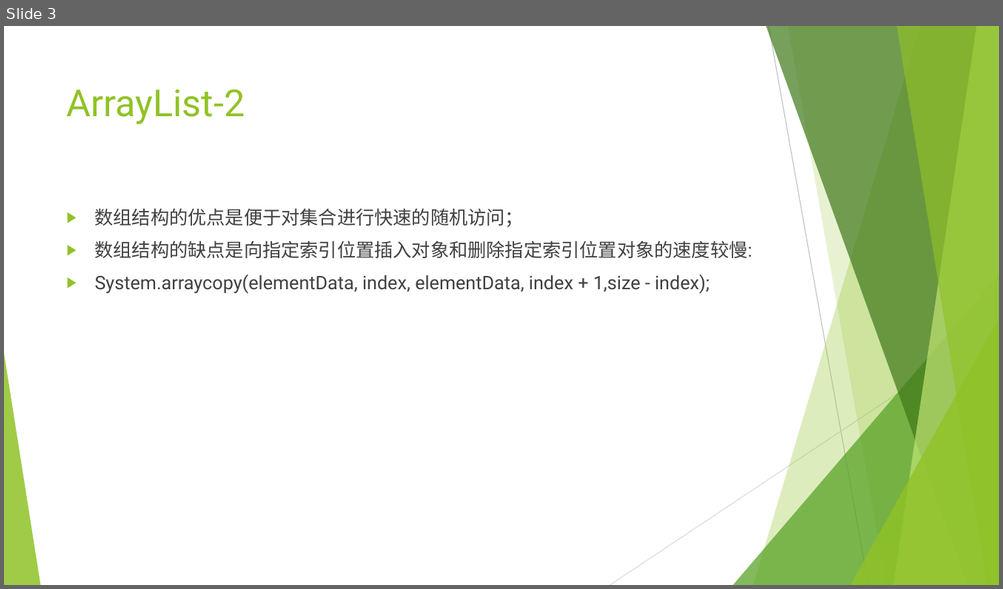
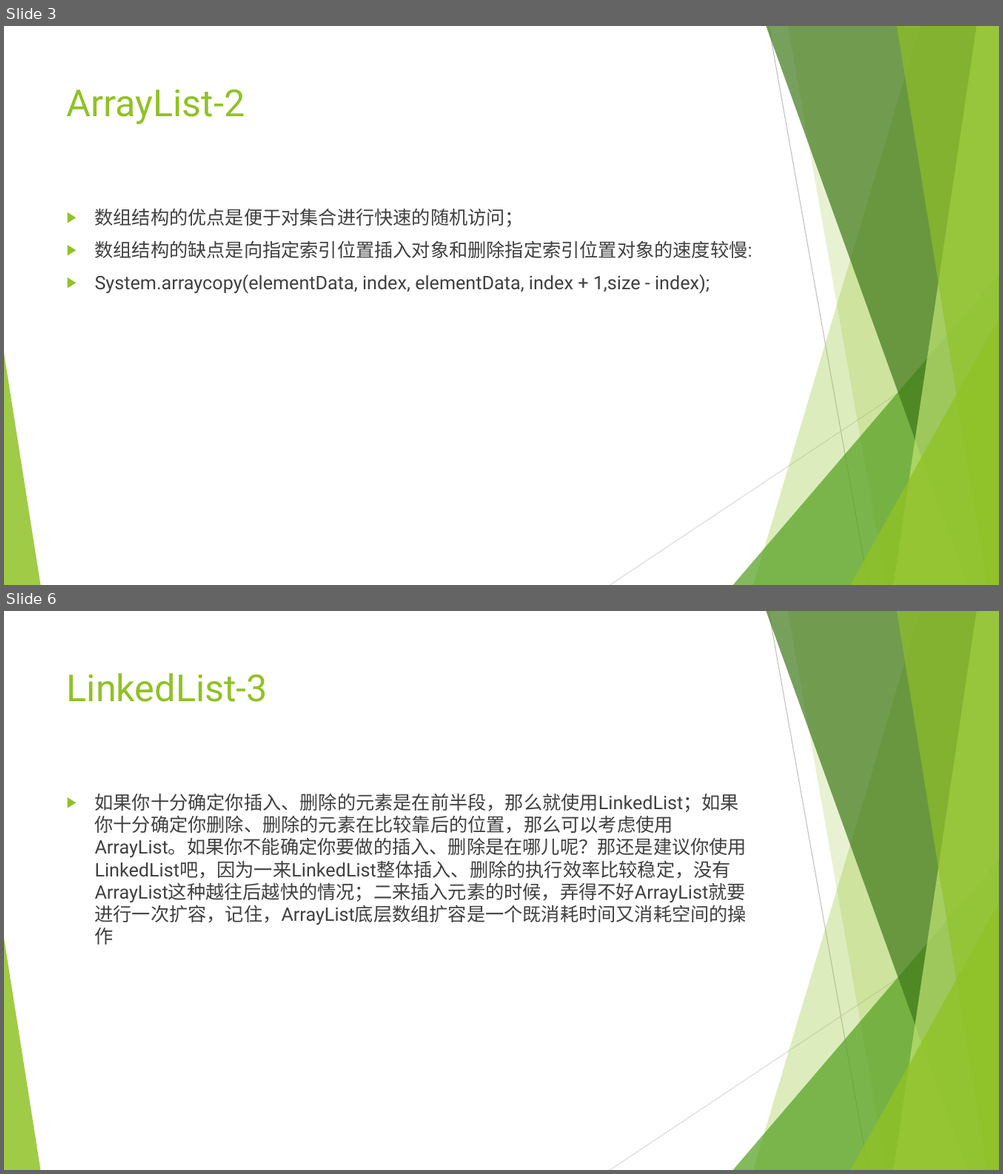
Before and after one commit to mrzhangs1015916/javaLearn, a slide deck: src/mapAndSet/JAVA集合类学习.pptx. Shown one above the other, each under a label of ours: slide 3 before the commit, slides 3 and 6 after it; the slides between them are not shown. The pictures are 1003x589 and 1003x1174 pixels, drawn with LibreOffice and Linux fonts; fonts in the diff are those of the drawing. Boxes give left, top, right and bottom in pixels: in the first picture for what was removed or moved away, otherwise in the second. Text is boxed around its words. In the diff, an @@ line names an element or a change of style, - is before the commit and + after.

```diff
--- a/src/mapAndSet/JAVA集合类学习.pptx
+++ b/src/mapAndSet/JAVA集合类学习.pptx
@@ slide 6 added at box(4, 611, 999, 1170), background #FFFFFF; not listed: 10 template elements that a slide beside it also shows @@
@@ title added at box(67, 673, 267, 702), 36 pt, text #90C226 @@
+LinkedList-3
@@ text added at box(95, 794, 747, 925), 18 pt, text #404040 @@
+▶ 如果你十分确定你插入、删除的元素是在前半段，那么就使用LinkedList；如果你十分确定你删除、删除的元素在比较靠后的位置，那么可以考虑使用ArrayList。如果你不能确定你要做的插入、删除是在哪儿呢？那还是建议你使用LinkedList吧，因为一来LinkedList整体插入、删除的执行效率比较稳定，没有ArrayList这种越往后越快的情况；二来插入元素的时候，弄得不好ArrayList就要进行一次扩容，记住，ArrayList底层数组扩容是一个既消耗时间又消耗空间的操作
```
Also in this commit, not shown: 4 other slides added, 4 other files.
